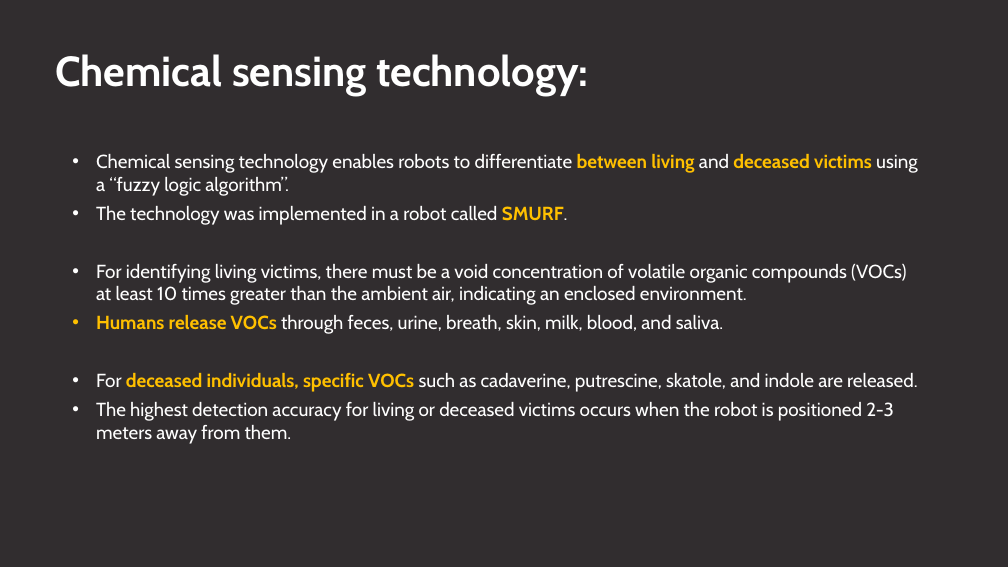
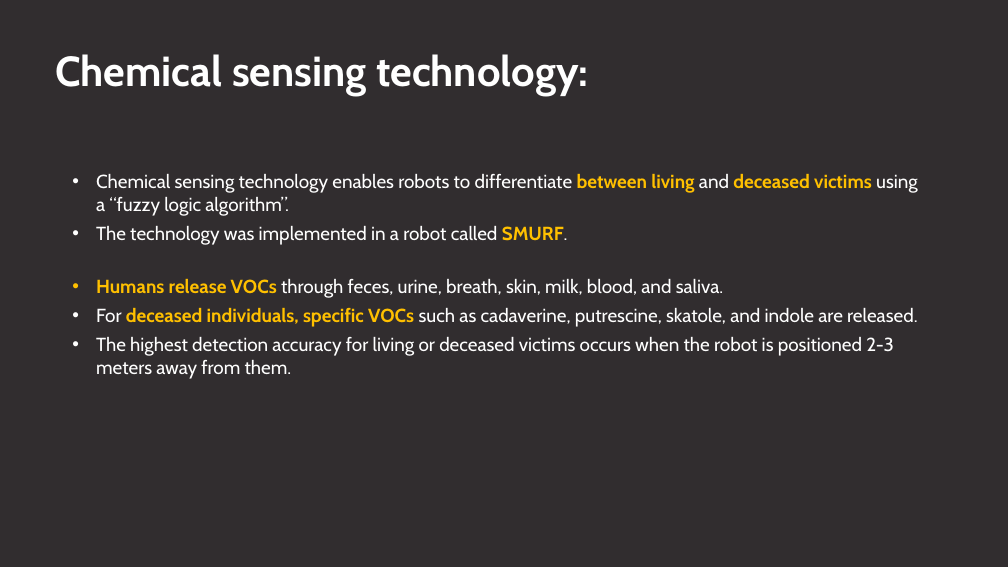
Before and after one commit to Stef504/Artificial-Intelligence-II---PDDL-PDDL-, a slide deck: slide 4 of AI-Presentation.pptx. Drawn at 1008x567 pixels with LibreOffice and Linux fonts; fonts in the diff are those of the drawing. Boxes give left, top, right and bottom in pixels: in the first picture for what was removed or moved away, otherwise in the second. Text is boxed around its words. In the diff, an @@ line names an element or a change of style, - is before the commit and + after.

```diff
--- a/AI-Presentation.pptx
+++ b/AI-Presentation.pptx
@@ text "Chemical sensing technology enables robots ...": place and size @@
-text "Chemical sensing technology enables robots ..." at bbox=[96, 154, 918, 225]
+text "Chemical sensing technology enables robots ..." at bbox=[96, 174, 918, 245]
@@ text removed at bbox=[96, 264, 906, 334] @@
-• For identifying living victims, there must be a void concentration of volatile organic compounds (VOCs) at least 10 times greater than the ambient air, indicating an enclosed environment.
-• Humans release VOCs through feces, urine, breath, skin, milk, blood, and saliva.
@@ text "Humans release VOCs through feces, ...": place and size @@
-text "Humans release VOCs through feces, ..." at bbox=[96, 373, 917, 444]
+text "Humans release VOCs through feces, ..." at bbox=[96, 279, 917, 379]
@@ text at bbox=[96, 279, 723, 298]: paragraph added @@
+• Humans release VOCs through feces, urine, breath, skin, milk, blood, and saliva.
```
Also in this commit, not shown: 6 other slides changed, 2 slides added, 1 slide removed, 13 other files.
